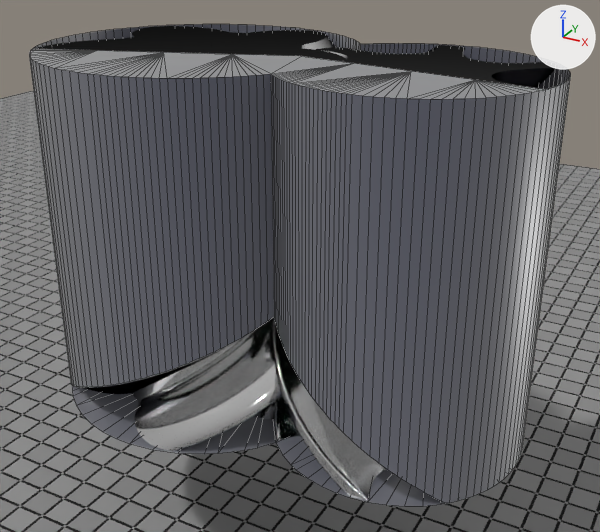
Renders of the Blender file ScrewCompressor.blend from each side of a commit.
The view is the same before and after, from a 50 mm lens placed at (0.36, -0.281, 0.272), pointed at (0.155, 0.091, 0.086). Lighting does not change. The marker at upper right points along +X, +Y and +Z. Mesh edges are drawn as thin lines on the coarser meshes.

The first picture shows 'Housing', 'Plane', 'Rotor.5', 'Rotor.6'.
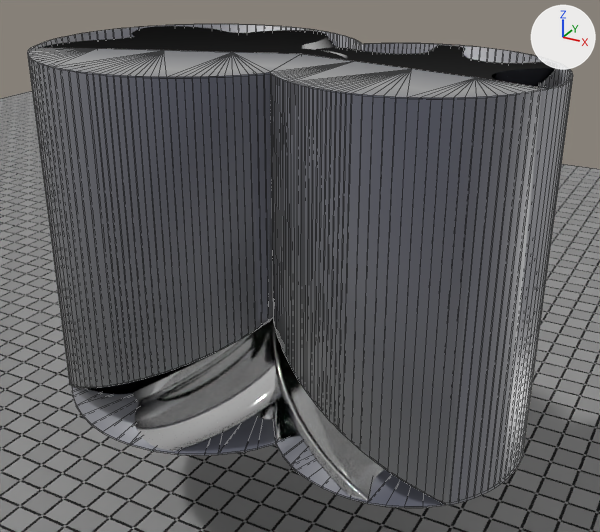
Where the change shows, as pixel boxes [x1, y1, x2, y2] in the pictures (600 x 532 px):
'Housing', modifiers changed: before [29, 24, 571, 506]; after [27, 24, 573, 508]

The change, as a list of edits to the scene's bpy script:
```text
Change ob_housing:
    add _m = ob_housing.modifiers.new('Solidify', 'SOLIDIFY')
    add _m.thickness = 0.001
    add _m.offset = 1.0
    add _m.nonmanifold_thickness_mode = 'FIXED'
    add _m.nonmanifold_merge_threshold = 0.0003
```
